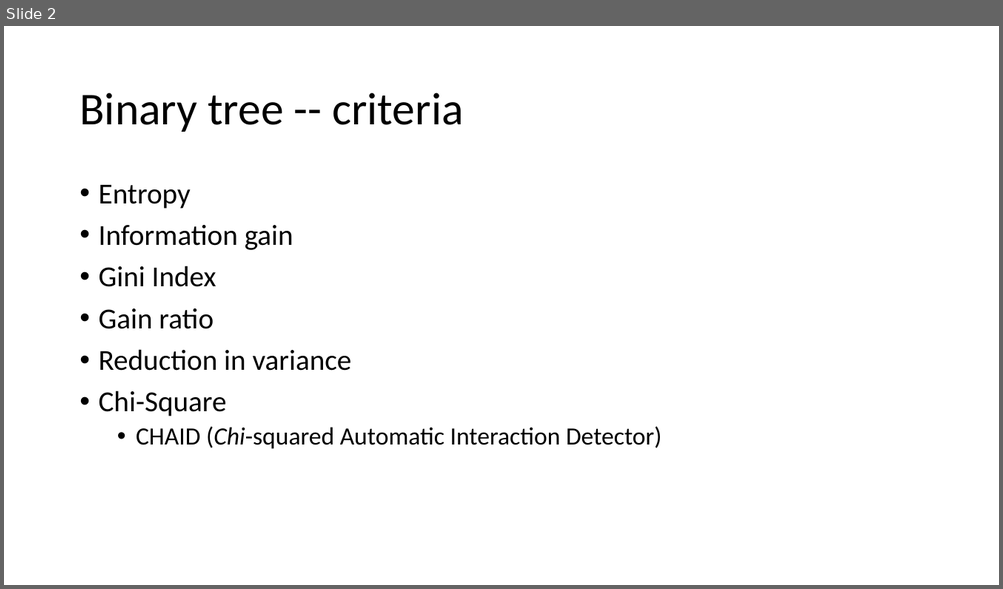
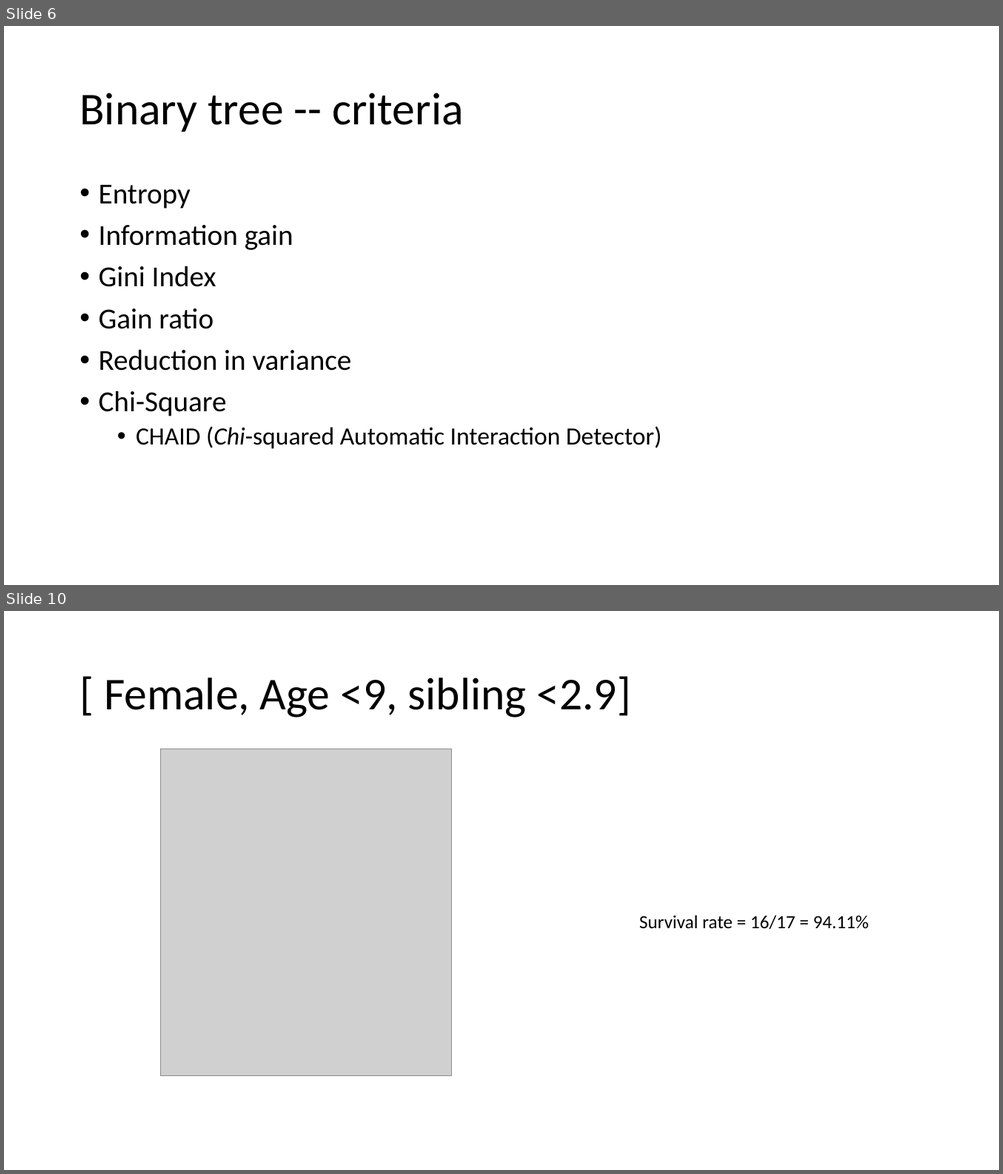
Before and after one commit to 2waybene/java4lucy, a slide deck: doc/meeting_11052020.pptx. Shown one above the other, each under a label of ours: slide 2 before the commit, slides 6 and 10 after it; the slides between them are not shown. The pictures are 1003x589 and 1003x1174 pixels, drawn with LibreOffice and Linux fonts; fonts in the diff are those of the drawing; grey boxes stand for pictures. Boxes give left, top, right and bottom in pixels: in the first picture for what was removed or moved away, otherwise in the second. Text is boxed around its words. In the diff, an @@ line names an element or a change of style, - is before the commit and + after.

```diff
--- a/doc/meeting_11052020.pptx
+++ b/doc/meeting_11052020.pptx
@@ slide 10 added at (4, 611, 999, 1170), background #FFFFFF @@
@@ title added at (104, 676, 631, 718), 44 pt, text #000000 @@
+[ Female, Age <9, sibling <2.9]
@@ picture added at (160, 749, 451, 1076) @@
@@ text added at (639, 915, 868, 929), 18 pt, text #000000 @@
+Survival rate = 16/17 = 94.11%
@@ what was slide 2 is now slide 6 @@
```
Also in this commit, not shown: 4 slides changed, 11 other slides added, 1 slide removed, 3 other files.
